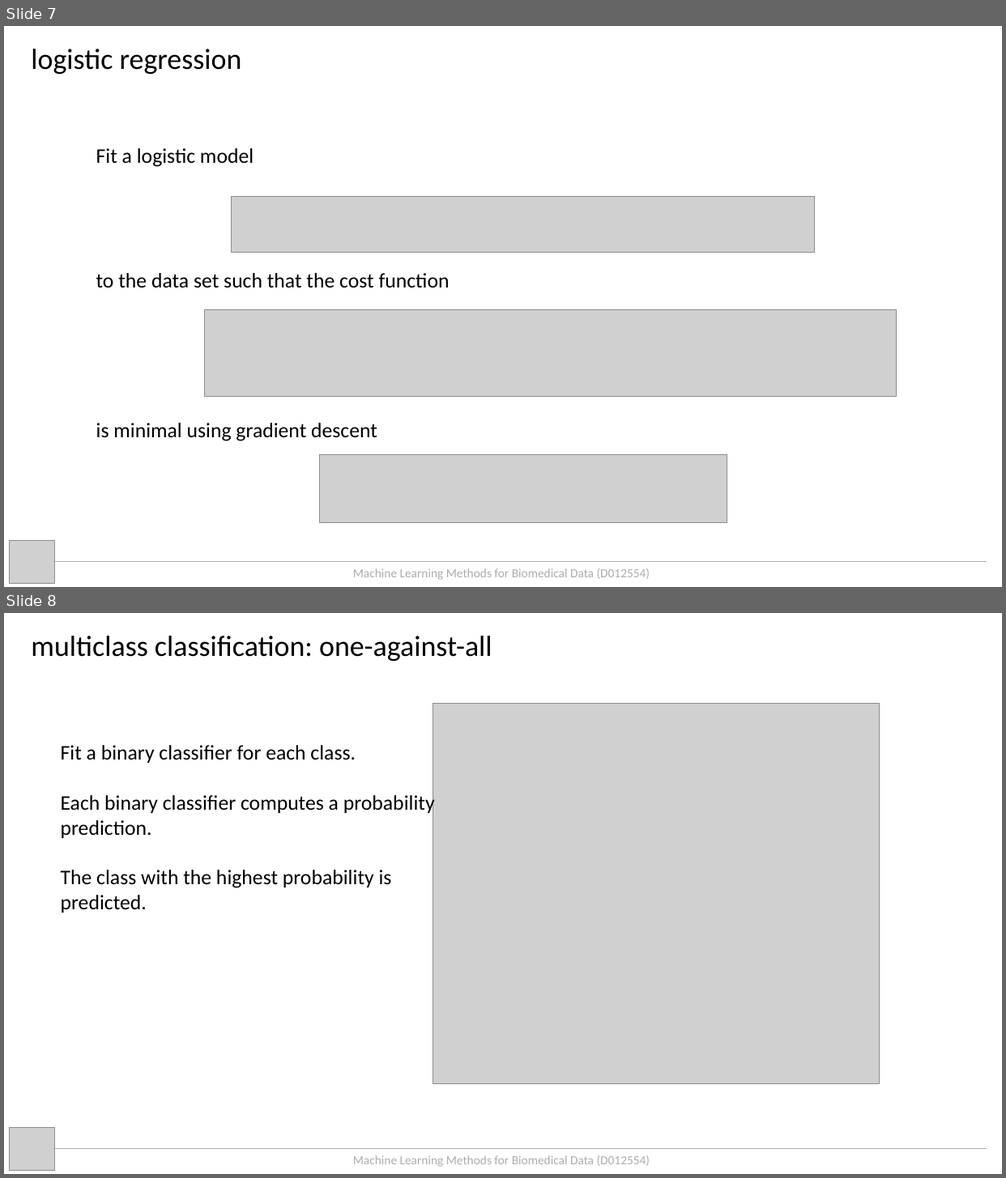
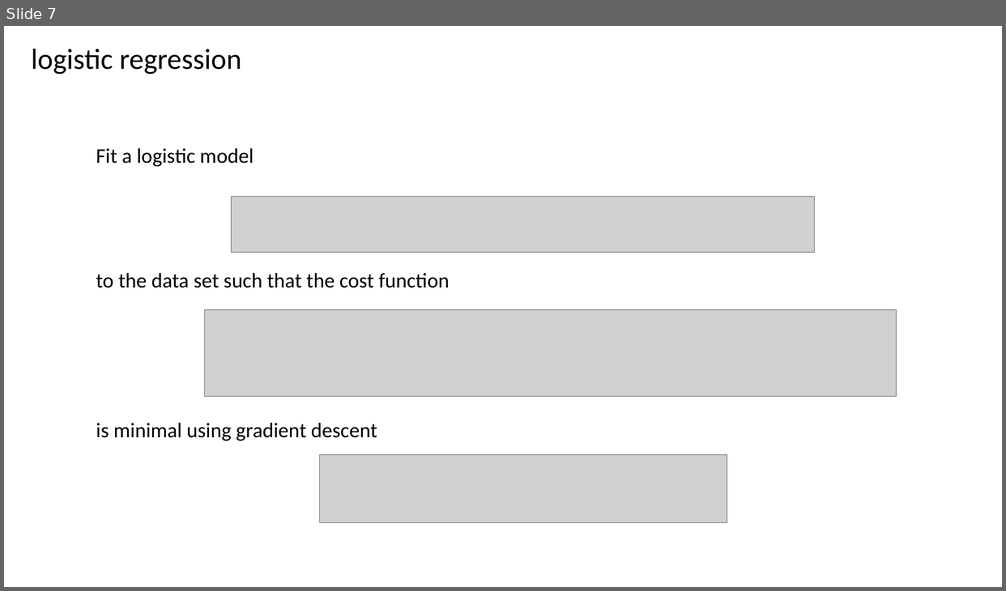
Before and after one commit to compomics/ML-course-VIB-2024, a slide deck: slides/2_logistic_regression.pptx. Shown one above the other, each under a label of ours: slides 7 and 8 before the commit, slide 7 after it. The pictures are 1006x1178 and 1006x591 pixels, drawn with LibreOffice and Linux fonts; fonts in the diff are those of the drawing; grey boxes stand for pictures. Boxes give left, top, right and bottom in pixels: in the first picture for what was removed or moved away, otherwise in the second. Text is boxed around its words. In the diff, an @@ line names an element or a change of style, - is before the commit and + after.

Commit message:
Slide changes

```diff
--- a/slides/2_logistic_regression.pptx
+++ b/slides/2_logistic_regression.pptx
@@ slide 8 removed at bbox=[4, 613, 1002, 1174], background #FFFFFF @@
@@ text removed at bbox=[31, 636, 492, 661] @@
-multiclass classification: one-against-all
@@ picture removed at bbox=[433, 704, 880, 1084] @@
@@ text removed at bbox=[61, 745, 435, 913] @@
-Fit a binary classifier for each class.
-Each binary classifier computes a probability prediction.
-The class with the highest probability is predicted.
@@ picture removed at bbox=[9, 1127, 54, 1171] @@
@@ line removed from (53, 1149) to (987, 1149) @@
@@ text removed at bbox=[353, 1156, 650, 1167] @@
-Machine Learning Methods for Biomedical Data (D012554)
@@ slide 7 changed as well @@
@@ picture removed at bbox=[9, 540, 54, 584] @@
@@ line removed from (53, 562) to (987, 562) @@
@@ text removed at bbox=[353, 569, 650, 580] @@
-Machine Learning Methods for Biomedical Data (D012554)
```
Also in this commit, not shown: 6 other slides changed, 6 other files.
